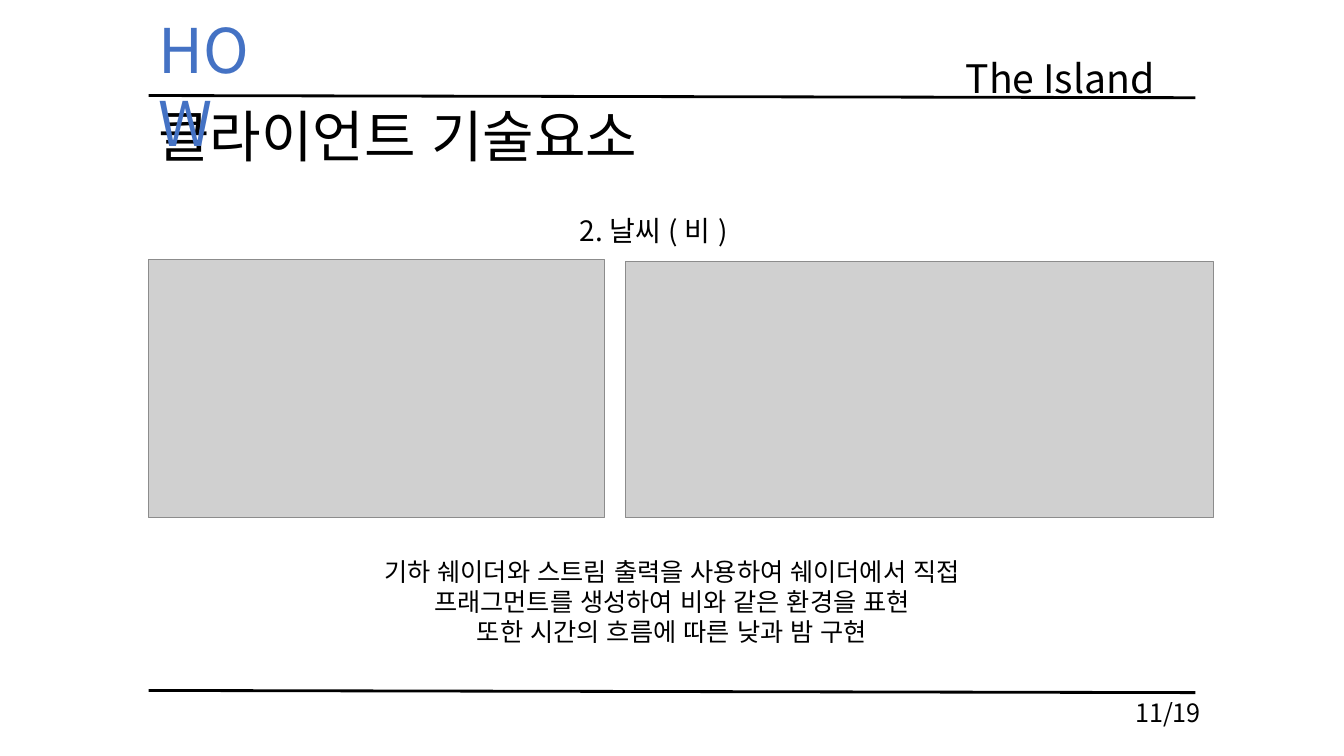
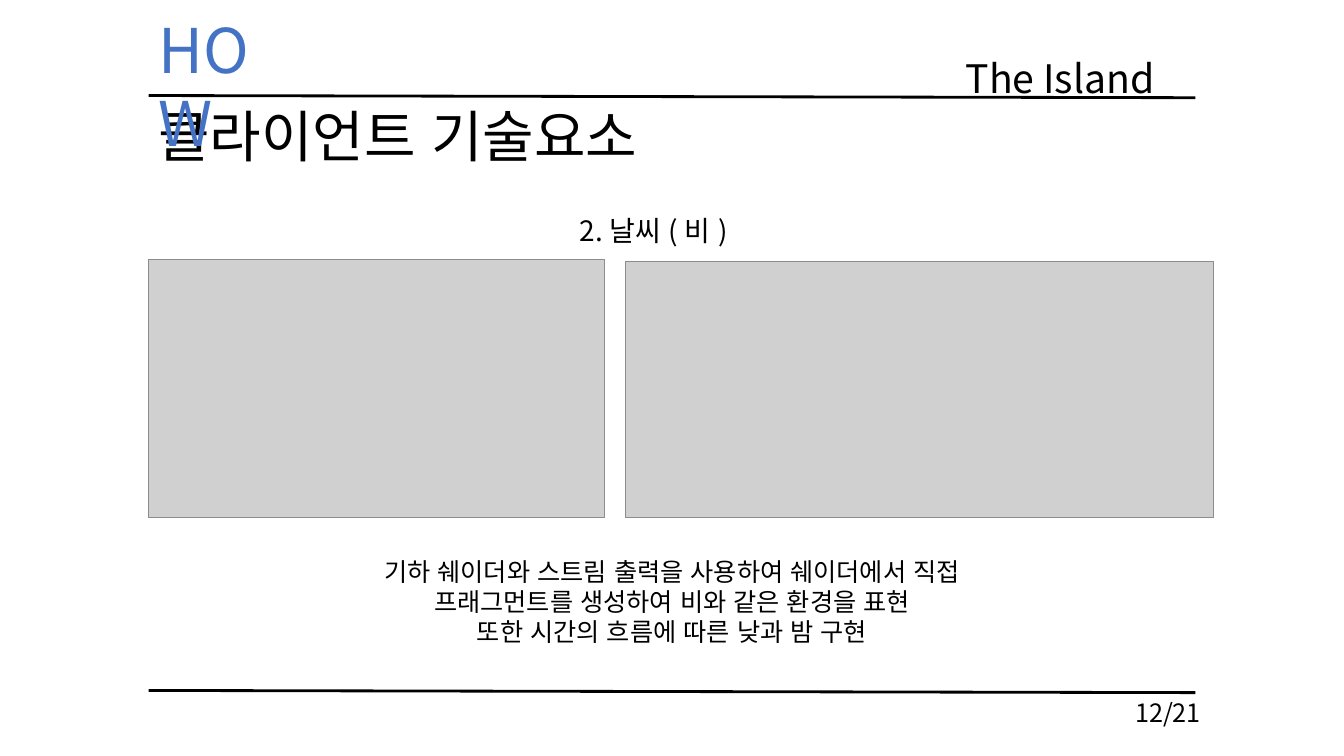
Before and after one commit to KimHaYoon/SickPerson, a slide deck: slide 12 of 문서/TheIsland_김하윤_이동규_이득유.pptx. Drawn at 1344x756 pixels with LibreOffice and Linux fonts; fonts in the diff are those of the drawing; grey boxes stand for pictures. Boxes give left, top, right and bottom in pixels: in the first picture for what was removed or moved away, otherwise in the second. Text is boxed around its words. In the diff, an @@ line names an element or a change of style, - is before the commit and + after.

```diff
--- a/문서/TheIsland_김하윤_이동규_이득유.pptx
+++ b/문서/TheIsland_김하윤_이동규_이득유.pptx
@@ text at bbox=[1135, 702, 1201, 727]: text changed @@
-11/19
+12/21
```
Also in this commit, not shown: 18 other slides changed.
